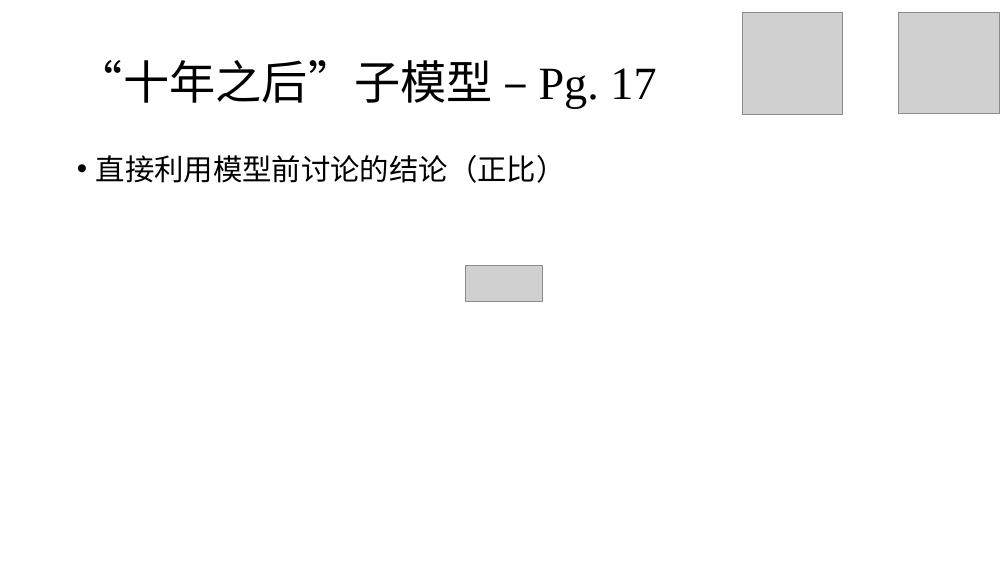
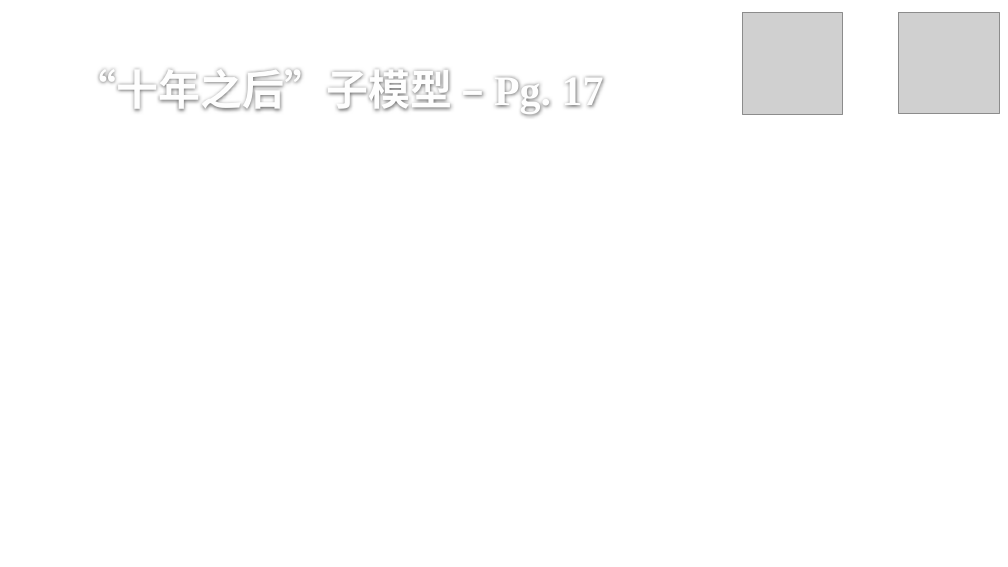
Before and after one commit to stOOrz-Science-Mind/2019_HiMCM_A_10005, a slide deck: slide 35 of 10005.pptx (slide 34 before the commit). Drawn at 1008x567 pixels with LibreOffice and Linux fonts; fonts in the diff are those of the drawing; grey boxes stand for pictures; background and template pictures are left out. Boxes give left, top, right and bottom in pixels: in the first picture for what was removed or moved away, otherwise in the second. Text is boxed around its words. In the diff, an @@ line names an element or a change of style, - is before the commit and + after.

```diff
--- a/10005.pptx
+++ b/10005.pptx
@@ title "“十年之后”子模型 – Pg. 17" moved from (x1=77, y1=60, x2=656, y2=109) to (x1=75, y1=69, x2=604, y2=113) @@
@@ title "“十年之后”子模型 – Pg. 17" at (x1=75, y1=69, x2=604, y2=113): size 44 to 40 pt, text colour #000000 to #FEFEFE, bold on; line spacing 0.9 to 1; vertical alignment middle to bottom @@
@@ text removed at (x1=96, y1=155, x2=566, y2=183) @@
-• 直接利用模型前讨论的结论（正比）
@@ picture removed at (x1=465, y1=265, x2=543, y2=301) @@
```
Also in this commit, not shown: 43 other slides changed, 1 slide added.
